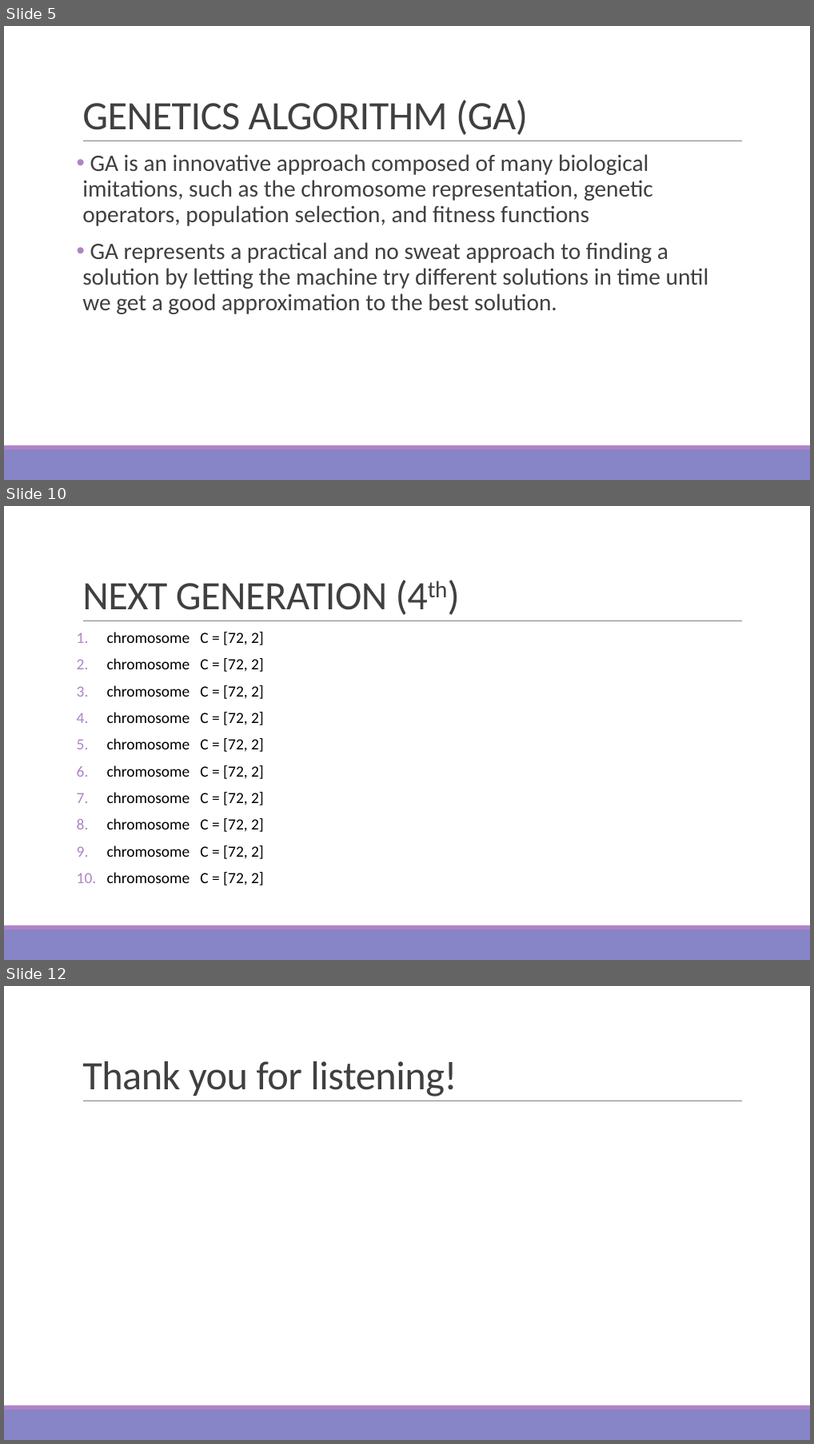
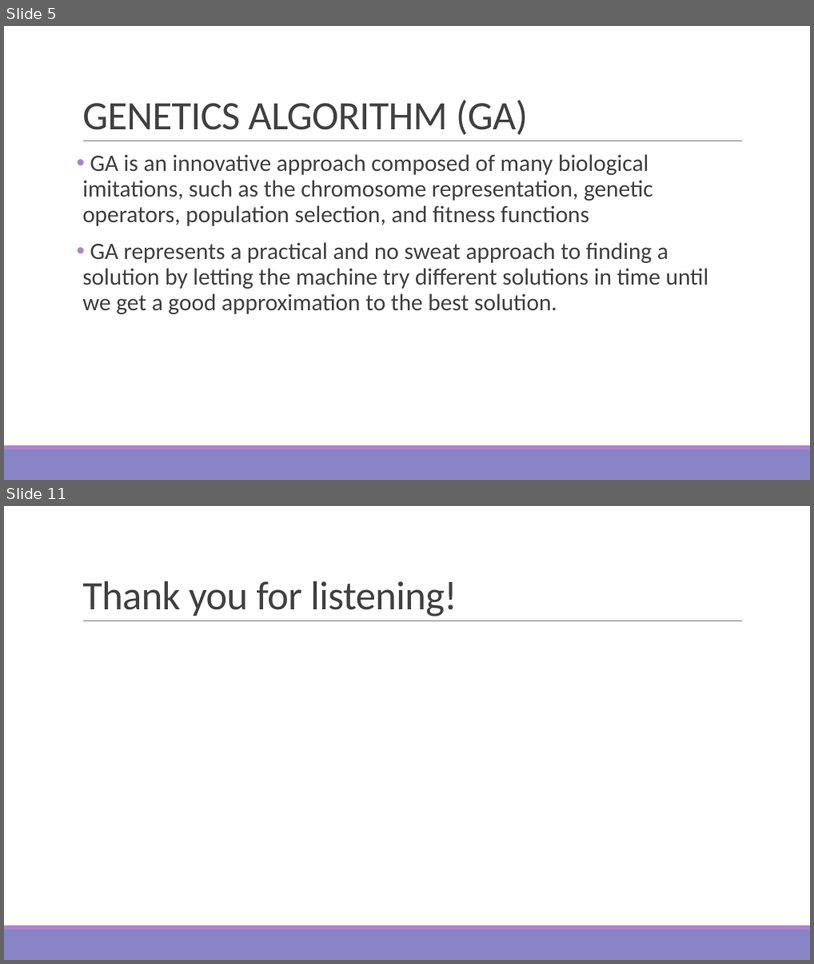
Before and after one commit to hauha46/Sim_Game, a slide deck: SIM GAME_GA.pptx. Shown one above the other, each under a label of ours: slides 5, 10 and 12 before the commit, slides 5 and 11 after it; the slides between them are not shown. The pictures are 814x1444 and 814x964 pixels, drawn with LibreOffice and Linux fonts; fonts in the diff are those of the drawing. Boxes give left, top, right and bottom in pixels: in the first picture for what was removed or moved away, otherwise in the second. Text is boxed around its words. In the diff, an @@ line names an element or a change of style, - is before the commit and + after.

```diff
--- a/SIM GAME_GA.pptx
+++ b/SIM GAME_GA.pptx
@@ slide 10 removed at (4, 506, 810, 960), background #FFFFFF; not listed: 3 template elements that a slide beside it also shows @@
@@ title removed at (82, 583, 387, 610) @@
-NEXT GENERATION (4th)
@@ text removed at (77, 632, 264, 885) @@
-1. chromosome C = [72, 2]
-2. chromosome C = [72, 2]
-3. chromosome C = [72, 2]
-4. chromosome C = [72, 2]
-5. chromosome C = [72, 2]
-6. chromosome C = [72, 2]
-7. chromosome C = [72, 2]
-8. chromosome C = [72, 2]
-9. chromosome C = [72, 2]
-10. chromosome C = [72, 2]
@@ what was slide 12 is now slide 11 @@
```
Also in this commit, not shown: 5 slides changed.
